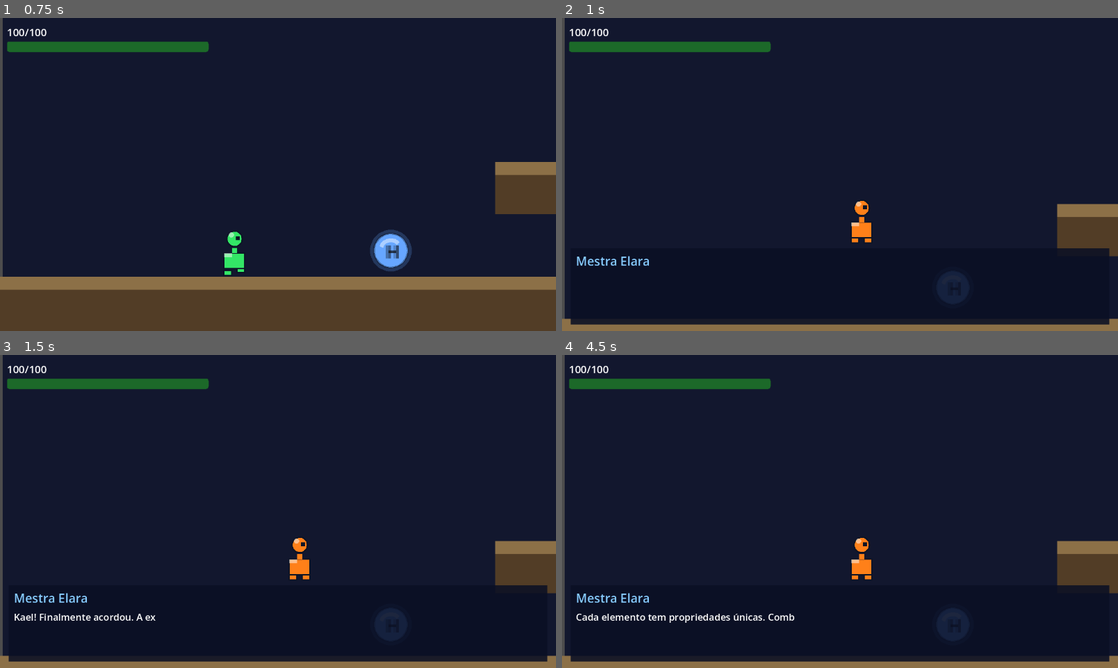
Above: before the commit, frames 1-4 (two rows, left to right).
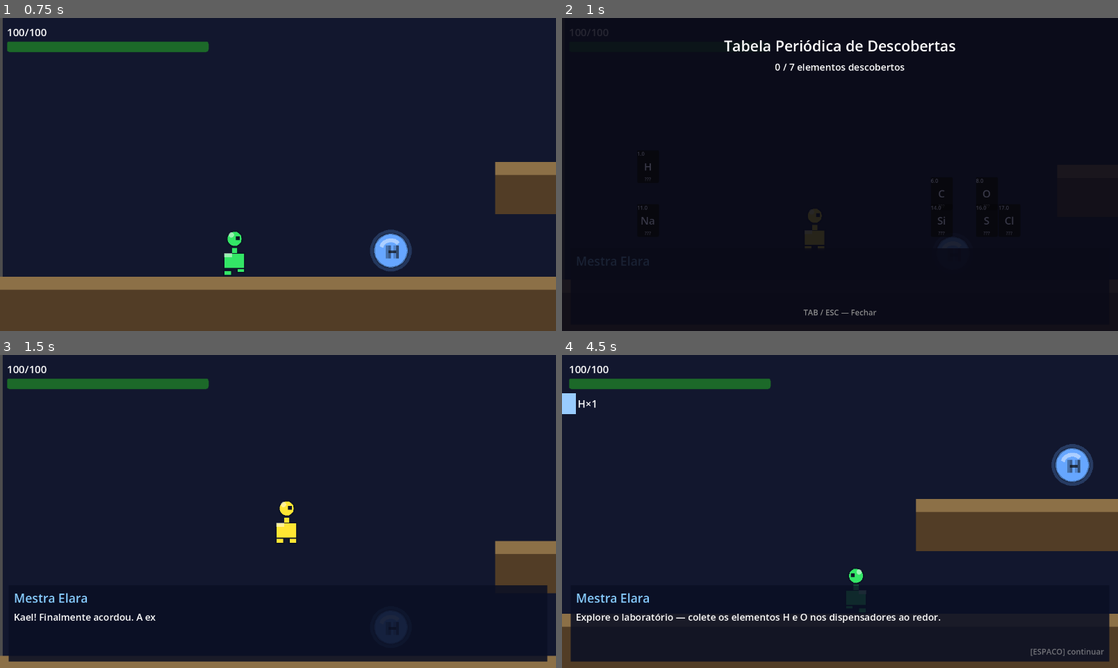
Above: after the commit, the same moments.

Repository: Mateushartelt/Alquimia-Elemental---Pac
Game: Godot game, scene res://scenes/levels/level_01.tscn
The game is run twice, just before and just after one commit, with the same random seed, the same clock (stepped at 60 frames per second) and the same inputs.
Inputs (mouse positions are in pixels of both pictures, inside the frame that each line leads up to):
- Up to frame 1 (0.75 s): tap Enter (ui_accept) at 0.5 s; move the mouse to (400, 158) at 0.52 s; hold D (move_right) from 0.53 s (still down); hold Q (open_alchemy) from 0.53 s (still down); click (400, 158) at 0.67 s
- Up to frame 2 (1 s): keep holding D (move_right); keep holding Q (open_alchemy); tap Space (jump) at 0.77 s; tap Tab at 0.8 s
- Up to frame 3 (1.5 s): keep holding D (move_right); move the mouse to (166, 527) at 1.27 s; release Q (open_alchemy) at 1.28 s; tap Tab at 1.35 s
- Up to frame 4 (4.5 s): tap Space (jump) at 1.52, 3.02, 3.77 s; tap Q (open_alchemy) at 1.55, 3.05 s; move the mouse to (895, 442) at 2.02 s; release D (move_right) at 2.03 s; hold A (move_left) 2.03-2.78 s; hold J (attack) 2.03-2.78 s; tap Tab at 2.3, 3.8 s; move the mouse to (812, 574) at 2.77 s; hold D (move_right) 2.78-4.28 s; tap Alt (dash) at 2.85 s; click (812, 574) at 2.92 s; move the mouse to (1006, 558) at 3.52 s; hold Q (open_alchemy) 3.53-4.28 s; tap Escape (ui_cancel) at 4.15 s; move the mouse to (673, 464) at 4.27 s; hold A (move_left) from 4.28 s (still down); tap E (open_wheel) at 4.35 s

Frame 1 is identical in both runs. In frame 2, 10% of the frame differs, in the area x 0-100%, y 0-100%; in frame 3, 0.6%; in frame 4, 13%.

Commit message:
Adicionado mecanica de tabela periodica pressionando TAB e melhorado legendas e tutorial

Diff:
--- a/data/elements.json
+++ b/data/elements.json
@@ -7,6 +7,8 @@
 	  "atomic_mass": 1.008,
 	  "family": "Não-metal",
 	  "color": "#99ccff",
+	  "period": 1,
+	  "group": 1,
 	  "description": "O elemento mais abundante do universo. Inflamável e leve.",
 	  "curiosity": "O Sol é feito de 75% de hidrogênio! Ele é transformado em hélio pela fusão nuclear.",
 	  "unlocked_in_level": 1,
@@ -20,6 +22,8 @@
 	  "atomic_mass": 15.999,
 	  "family": "Não-metal",
 	  "color": "#3399ff",
+	  "period": 2,
+	  "group": 16,
 	  "description": "Essencial para a respiração e a combustão.",
 	  "curiosity": "O oxigênio representa 21% do ar que respiramos e 65% do corpo humano em massa.",
 	  "unlocked_in_level": 1,
@@ -33,6 +37,8 @@
 	  "atomic_mass": 22.990,
 	  "family": "Metal Alcalino",
 	  "color": "#ffcc33",
+	  "period": 3,
+	  "group": 1,
 	  "description": "Metal mole e reativo que explode em contato com água.",
 	  "curiosity": "O sódio reage violentamente com água, produzindo hidrogênio e calor suficiente para incendiar o gás!",
 	  "unlocked_in_level": 2,
@@ -46,6 +52,8 @@
 	  "atomic_mass": 32.06,
 	  "family": "Não-metal",
 	  "color": "#ffff00",
+	  "period": 3,
+	  "group": 16,
 	  "description": "Sólido amarelo com cheiro característico. Usado em pólvora e vulcões.",
 	  "curiosity": "O enxofre é encontrado em vulcões e tem sido usado por humanos há mais de 2000 anos!",
 	  "unlocked_in_level": 2,
@@ -59,6 +67,8 @@
 	  "atomic_mass": 35.45,
 	  "family": "Halogênio",
 	  "color": "#99ff66",
+	  "period": 3,
+	  "group": 17,
 	  "description": "Gás amarelo-esverdeado tóxico. Usado para desinfetar água de piscinas.",
 	  "curiosity": "O cloro foi usado como arma química na Primeira Guerra Mundial, mas hoje trata a água potável!",
 	  "unlocked_in_level": 3,
@@ -72,6 +82,8 @@
 	  "atomic_mass": 12.011,
 	  "family": "Não-metal",
 	  "color": "#888888",
+	  "period": 2,
+	  "group": 14,
 	  "description": "Base de toda vida orgânica. Pode ser grafite ou diamante.",
 	  "curiosity": "O carbono pode formar mais de 10 milhões de compostos diferentes — mais do que todos os outros elementos juntos!",
 	  "unlocked_in_level": 3,
@@ -85,6 +97,8 @@
 	  "atomic_mass": 28.085,
 	  "family": "Semimetal",
 	  "color": "#aa88cc",
+	  "period": 3,
+	  "group": 14,
 	  "description": "Semimetal usado em chips de computador e painéis solares.",
 	  "curiosity": "O Vale do Silício leva o nome deste elemento — 95% dos chips de computador do mundo são feitos de silício!",
 	  "unlocked_in_level": 4,
--- a/scenes/levels/level_01.gd
+++ b/scenes/levels/level_01.gd
@@ -103,12 +103,13 @@
 func _on_first_alchemy_open() -> void:
 	_alchemy_done = true
 	_hints.hide_hint()
-	if _tutorial_h2o_triggered:
+	if _tutorial_h2o_triggered and not _h2o_dialog_done:
 		_alchemy.start_h2o_tutorial()
 
 func _on_compound_created(compound_id: String) -> void:
 	if compound_id == "H2O" and not _h2o_dialog_done:
 		_h2o_dialog_done = true
+		_alchemy.panel_unlocked = true  # painel livre a partir daqui
 		_dialog.show_dialog(ELARA,
 			"Perfeito! Você criou H₂O — Água! 2 átomos de H + 1 de O formam a molécula mais importante para a vida. Agora use-a para derrotar os Slimes!")
 
--- a/scenes/levels/level_01.tscn
+++ b/scenes/levels/level_01.tscn
@@ -8,6 +8,7 @@
 [ext_resource type="PackedScene" uid="uid://bks7q737ly4iu" path="res://scenes/ui/alchemy_panel.tscn" id="6_alchemy"]
 [ext_resource type="PackedScene" uid="uid://dialogbox001" path="res://scenes/ui/dialog_box.tscn" id="7_dialog"]
 [ext_resource type="PackedScene" uid="uid://tutor001" path="res://scenes/ui/tutorial_hints.tscn" id="8_hints"]
+[ext_resource type="PackedScene" uid="uid://periodictable01" path="res://scenes/ui/periodic_table.tscn" id="9_ptable"]
 
 [sub_resource type="RectangleShape2D" id="floor_shape"]
 size = Vector2(1920, 32)
@@ -300,3 +301,5 @@
 [node name="AlchemyPanel" parent="." unique_id=114484862 instance=ExtResource("6_alchemy")]
 
 [node name="DialogBox" parent="." instance=ExtResource("7_dialog")]
+
+[node name="PeriodicTable" parent="." instance=ExtResource("9_ptable")]
--- a/scenes/ui/alchemy_panel.gd
+++ b/scenes/ui/alchemy_panel.gd
@@ -13,7 +13,8 @@
 
 enum TutStep { NONE = 0, H1 = 1, H2 = 2, ADD_O = 3, MIX = 4 }
 var _tut_step: int = TutStep.NONE
-var tutorial_unlock := false  # permite Q durante pausa forçada pelo tutorial
+var tutorial_unlock  := false  # permite Q durante pausa forçada pelo tutorial
+var panel_unlocked   := false  # true após concluir o tutorial H2O — painel sempre acessível
 
 const TUT_TEXTS := {
 	TutStep.H1:    "1/3 — Clique em [H]   Hidrogênio — número atômico 1, o mais abundante do universo!",
@@ -53,9 +54,9 @@
 
 func _unhandled_input(event: InputEvent) -> void:
 	if event.is_action_pressed("open_alchemy") and not event.is_echo():
-		if get_tree().paused and not tutorial_unlock:
-			return  # não abre enquanto dialog/pausa ativa (exceto tutorial H2O)
-		if not tutorial_unlock and not _is_open and not can_craft_anything():
+		if get_tree().paused and not tutorial_unlock and not _is_open:
+			return  # não abre enquanto dialog/pausa ativa (exceto tutorial H2O ou fechar o próprio painel)
+		if not tutorial_unlock and not panel_unlocked and not _is_open and not can_craft_anything():
 			return  # nada para craftar ainda
 		tutorial_unlock = false
 		_toggle()
--- /dev/null
+++ b/scenes/ui/periodic_table.gd
@@ -0,0 +1,153 @@
+class_name PeriodicTable
+extends CanvasLayer
+## PeriodicTable — Tabela Periódica de Descobertas (tecla TAB).
+## Abre/fecha com TAB. Mostra os elementos do jogo em suas posições reais.
+
+const CELL_W := 52
+const CELL_H := 62
+const COLS   := 18
+const ROWS   := 3  # Períodos 1–3 cobrem todos os 7 elementos atuais
+
+var _is_open      := false
+var _grid         : Control
+var _progress_lbl : Label
+
+func _ready() -> void:
+	layer        = 20
+	visible      = false
+	process_mode = Node.PROCESS_MODE_ALWAYS
+	_build_ui()
+	GameState.element_collected.connect(_on_state_changed)
+
+func _unhandled_input(event: InputEvent) -> void:
+	if event is InputEventKey and event.pressed and not event.is_echo():
+		if event.physical_keycode == KEY_TAB:
+			if get_tree().paused and not _is_open:
+				return  # não abre enquanto outro modal está ativo
+			_toggle()
+			get_viewport().set_input_as_handled()
+			return
+	if _is_open and event.is_action_pressed("ui_cancel") and not event.is_echo():
+		_close()
+		get_viewport().set_input_as_handled()
+
+func _toggle() -> void:
+	if _is_open: _close()
+	else:        _open()
+
+func _open() -> void:
+	_is_open = true
+	visible  = true
+	get_tree().paused = true
+	_refresh()
+
+func _close() -> void:
+	_is_open = false
+	visible  = false
+	get_tree().paused = false
+
+# ── Construção da UI (chamada uma vez em _ready) ───────────────────────────────
+func _build_ui() -> void:
+	var bg := ColorRect.new()
+	bg.color = Color(0.04, 0.04, 0.09, 0.88)
+	bg.set_anchors_and_offsets_preset(Control.PRESET_FULL_RECT)
+	add_child(bg)
+
+	var margin := MarginContainer.new()
+	margin.set_anchors_and_offsets_preset(Control.PRESET_FULL_RECT)
+	margin.add_theme_constant_override("margin_left",   60)
+	margin.add_theme_constant_override("margin_right",  60)
+	margin.add_theme_constant_override("margin_top",    40)
+	margin.add_theme_constant_override("margin_bottom", 30)
+	bg.add_child(margin)
+
+	var vbox := VBoxContainer.new()
+	vbox.add_theme_constant_override("separation", 10)
+	margin.add_child(vbox)
+
+	var title := Label.new()
+	title.text = "Tabela Periódica de Descobertas"
+	title.add_theme_font_size_override("font_size", 34)
+	title.horizontal_alignment = HORIZONTAL_ALIGNMENT_CENTER
+	vbox.add_child(title)
+
+	_progress_lbl = Label.new()
+	_progress_lbl.add_theme_font_size_override("font_size", 22)
+	_progress_lbl.horizontal_alignment = HORIZONTAL_ALIGNMENT_CENTER
+	vbox.add_child(_progress_lbl)
+
+	var center := CenterContainer.new()
+	center.size_flags_vertical = Control.SIZE_EXPAND_FILL
+	vbox.add_child(center)
+
+	_grid = Control.new()
+	_grid.custom_minimum_size = Vector2(COLS * CELL_W, ROWS * CELL_H)
+	center.add_child(_grid)
+
+	var hint := Label.new()
+	hint.text = "TAB / ESC — Fechar"
+	hint.add_theme_font_size_override("font_size", 18)
+	hint.horizontal_alignment = HORIZONTAL_ALIGNMENT_CENTER
+	hint.modulate = Color(0.55, 0.55, 0.55)
+	vbox.add_child(hint)
+
+# ── Atualização do grid ────────────────────────────────────────────────────────
+func _refresh() -> void:
+	for c in _grid.get_children():
+		c.queue_free()
+
+	var found       := 0
+	var total       := 0
+	var all_elements: Dictionary = ElementDatabase.elements
+
+	for sym in all_elements:
+		var el: Dictionary = all_elements[sym]
+		if not el.has("period") or not el.has("group"):
+			continue
+		total += 1
+		if GameState.collected_elements.get(sym, 0) > 0:
+			found += 1
+		_add_cell(sym, el)
+
+	_progress_lbl.text = "%d / %d elementos descobertos" % [found, total]
+
+func _add_cell(sym: String, el: Dictionary) -> void:
+	var period: int     = el.get("period", 1)
+	var group:  int     = el.get("group",  1)
+	var collected: bool = GameState.collected_elements.get(sym, 0) > 0
+
+	var panel := PanelContainer.new()
+	panel.position            = Vector2((group - 1) * CELL_W + 1, (period - 1) * CELL_H + 1)
+	panel.custom_minimum_size = Vector2(CELL_W - 2, CELL_H - 2)
+	_grid.add_child(panel)
+
+	var vbox := VBoxContainer.new()
+	vbox.alignment = BoxContainer.ALIGNMENT_CENTER
+	panel.add_child(vbox)
+
+	var num_lbl := Label.new()
+	num_lbl.text = str(el.get("atomic_number", ""))
+	num_lbl.add_theme_font_size_override("font_size", 12)
+	vbox.add_child(num_lbl)
+
+	var sym_lbl := Label.new()
+	sym_lbl.text = sym
+	sym_lbl.add_theme_font_size_override("font_size", 24)
+	sym_lbl.horizontal_alignment = HORIZONTAL_ALIGNMENT_CENTER
+	vbox.add_child(sym_lbl)
+
+	var name_lbl := Label.new()
+	var el_name: String = el.get("name", "") if collected else "???"
+	name_lbl.text = el_name.substr(0, 7) if el_name.length() > 7 else el_name
+	name_lbl.add_theme_font_size_override("font_size", 11)
+	name_lbl.horizontal_alignment = HORIZONTAL_ALIGNMENT_CENTER
+	vbox.add_child(name_lbl)
+
+	if collected:
+		panel.modulate = Color(el.get("color", "#888888"))
+	else:
+		panel.modulate = Color(0.22, 0.22, 0.28)
+
+func _on_state_changed(_id: String, _amt: int = 0) -> void:
+	if _is_open:
+		_refresh()
--- /dev/null
+++ b/scenes/ui/periodic_table.tscn
@@ -0,0 +1,8 @@
+[gd_scene format=3 uid="uid://sbfmum45d4ay"]
+
+[ext_resource type="Script" path="res://scenes/ui/periodic_table.gd" id="1"]
+
+[node name="PeriodicTable" type="CanvasLayer"]
+process_mode = 3
+layer = 20
+script = ExtResource("1")
Not shown, added: scenes/ui/periodic_table.gd.uid
